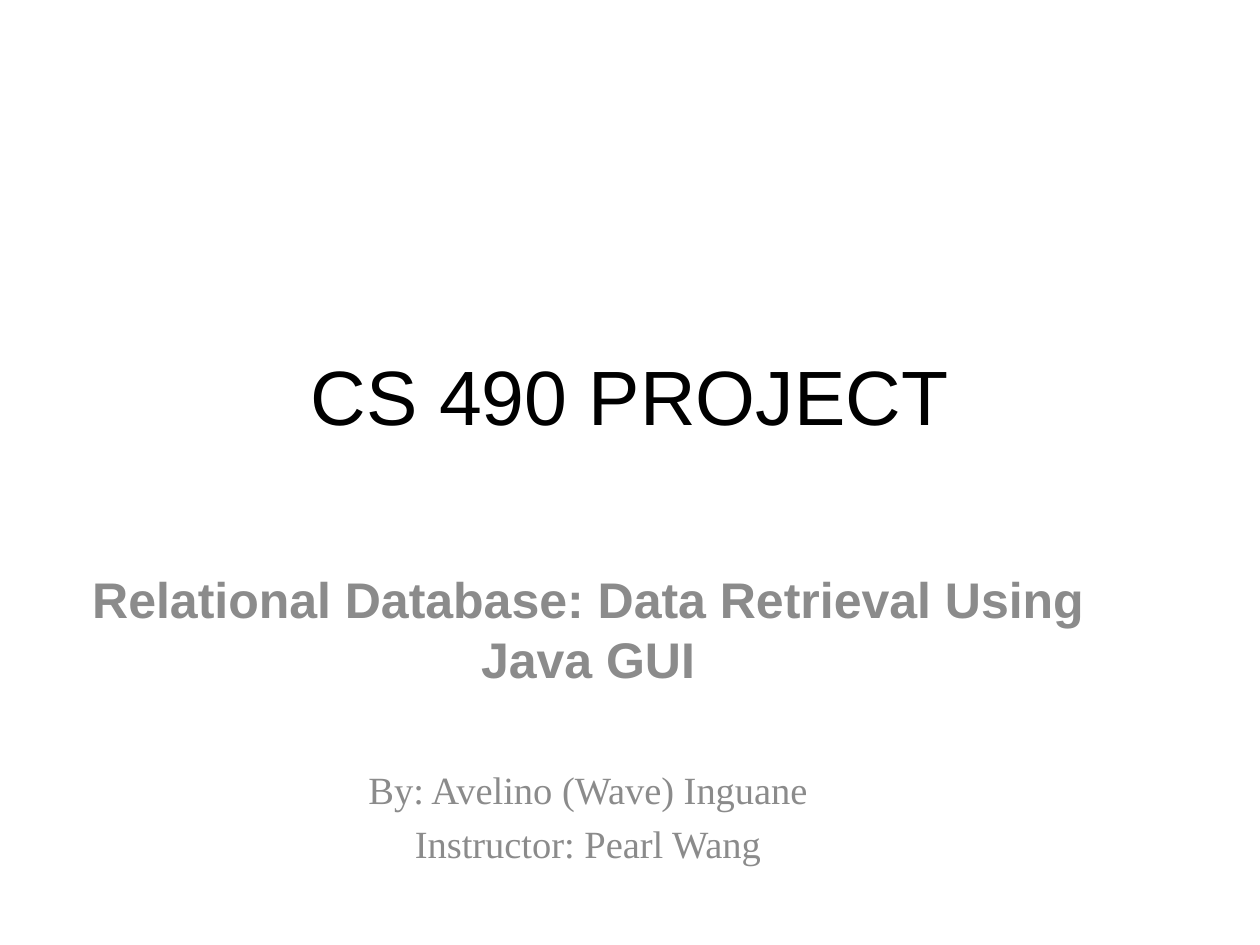
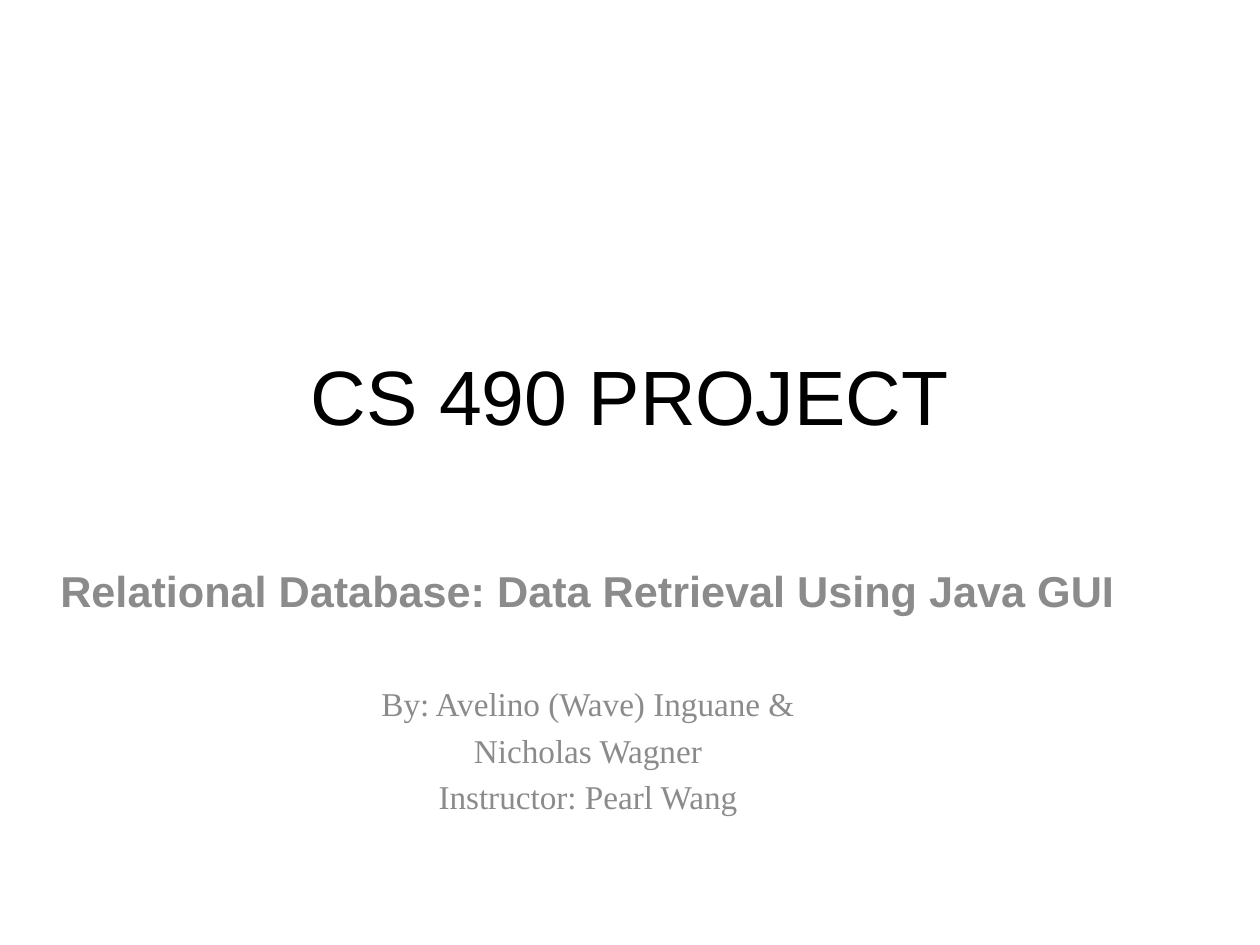
Before and after one commit to NefariousNick/cs490project, a slide deck: slide 1 of 1. Project Description & Goals.pptx. Drawn at 1260x945 pixels with LibreOffice and Linux fonts; fonts in the diff are those of the drawing. Boxes give left, top, right and bottom in pixels: in the first picture for what was removed or moved away, otherwise in the second. Text is boxed around its words. In the diff, an @@ line names an element or a change of style, - is before the commit and + after.

Commit message:
project first presentation

```diff
--- a/1. Project Description & Goals.pptx
+++ b/1. Project Description & Goals.pptx
@@ subtitle at [60,576,1114,816]: size 28.6 to 24.7 pt in "Relational Database: Data Retrieval Using Java GUI"; size 22 to 19 pt in "Instructor: Pearl Wang" @@
@@ subtitle at [381,693,760,770]: text changed; size 22 to 19 pt @@
-By: Avelino (Wave) Inguane
+By: Avelino (Wave) Inguane &
+Nicholas Wagner
```
